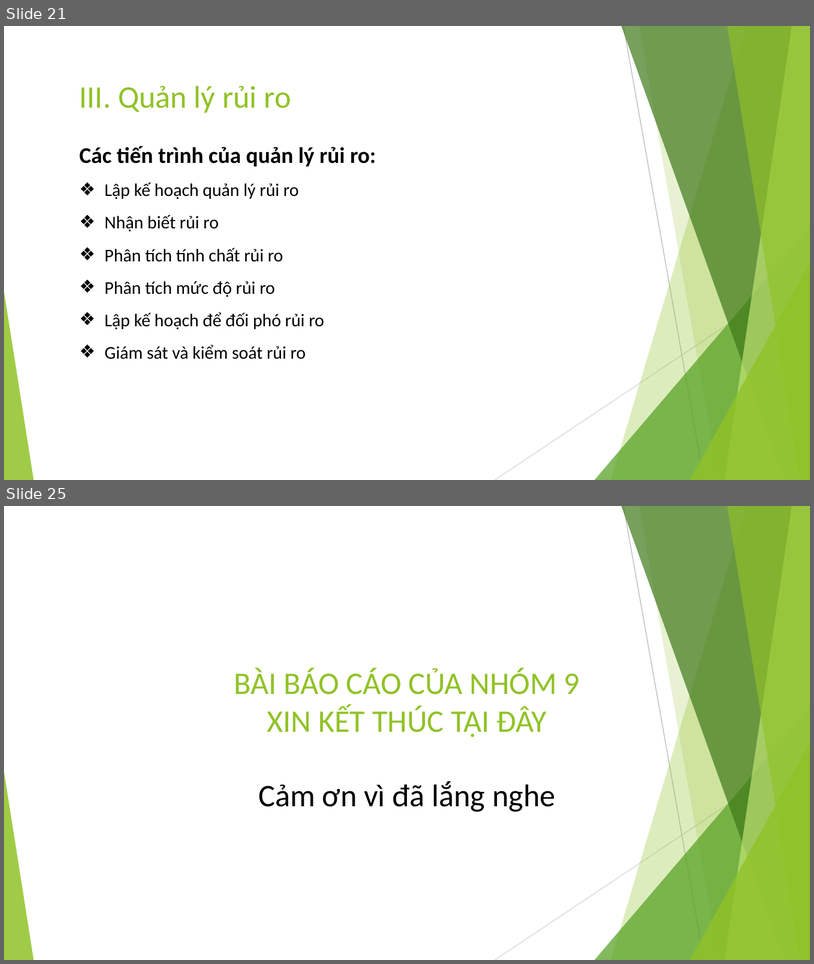
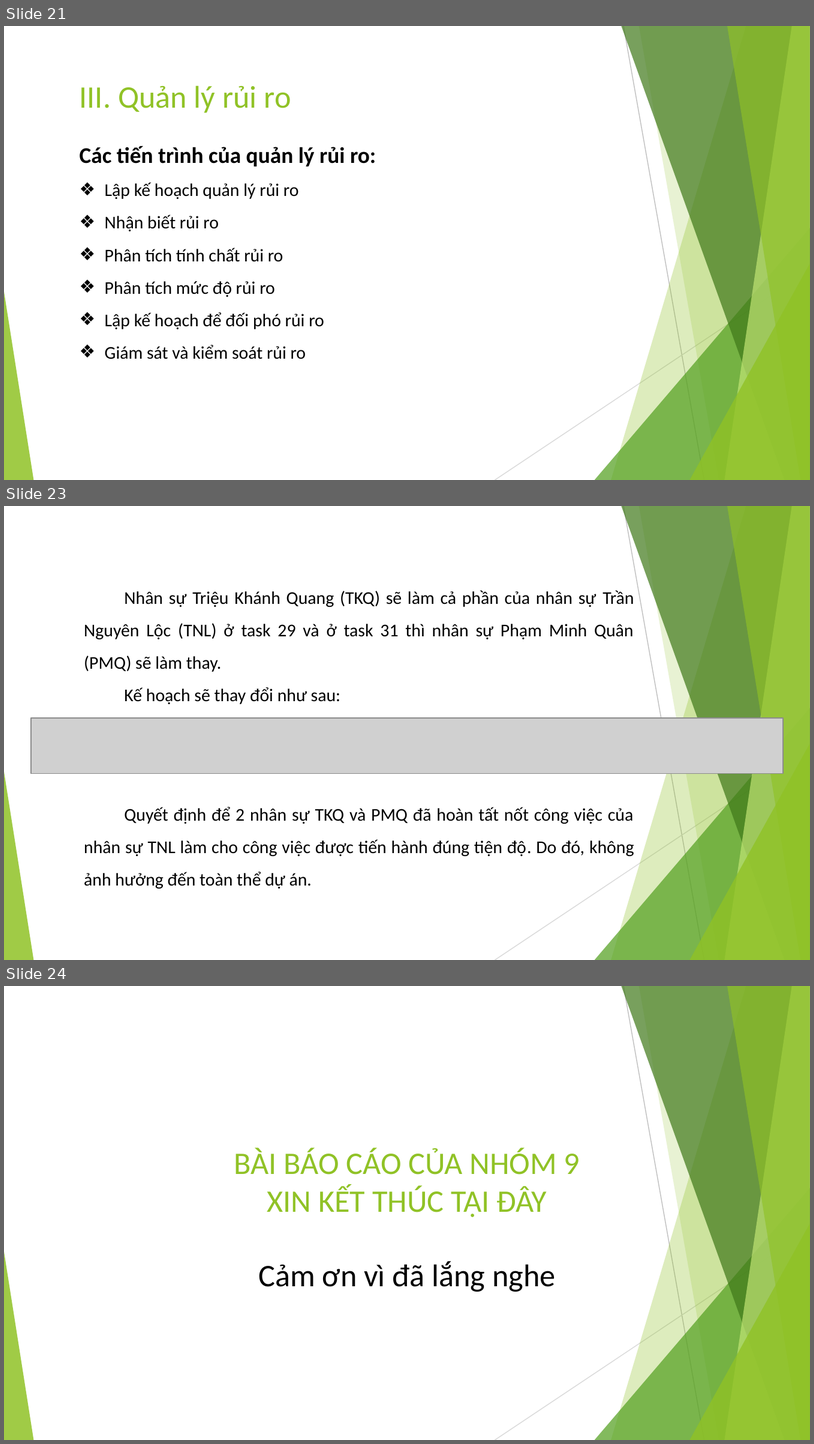
Before and after one commit to EdgarIgnite16/MSP-Project, a slide deck: Report/Nhom9_SingedShop_FinalUltimateVersion.pptx. Shown one above the other, each under a label of ours: slides 21 and 25 before the commit, slides 21, 23 and 24 after it; the slides between them are not shown. The pictures are 814x964 and 814x1444 pixels, drawn with LibreOffice and Linux fonts; fonts in the diff are those of the drawing; grey boxes stand for pictures. Boxes give left, top, right and bottom in pixels: in the first picture for what was removed or moved away, otherwise in the second. Text is boxed around its words. In the diff, an @@ line names an element or a change of style, - is before the commit and + after.

```diff
--- a/Report/Nhom9_SingedShop_FinalUltimateVersion.pptx
+++ b/Report/Nhom9_SingedShop_FinalUltimateVersion.pptx
@@ slide 23 added at box(4, 506, 810, 960), background #FFFFFF; not listed: 10 template elements that a slide beside it also shows @@
@@ text added at box(84, 590, 634, 704), 16 pt, text #000000 @@
+Nhân sự Triệu Khánh Quang (TKQ) sẽ làm cả phần của nhân sự Trần Nguyên Lộc (TNL) ở task 29 và ở task 31 thì nhân sự Phạm Minh Quân (PMQ) sẽ làm thay.
+Kế hoạch sẽ thay đổi như sau:
@@ picture added at box(30, 718, 783, 774) @@
@@ text added at box(84, 807, 634, 888), 16 pt, text #000000 @@
+Quyết định để 2 nhân sự TKQ và PMQ đã hoàn tất nốt công việc của nhân sự TNL làm cho công việc được tiến hành đúng tiện độ. Do đó, không ảnh hưởng đến toàn thể dự án.
@@ what was slide 25 is now slide 24 @@
```
Also in this commit, not shown: 3 slides changed, 3 other slides added, 5 slides removed.
